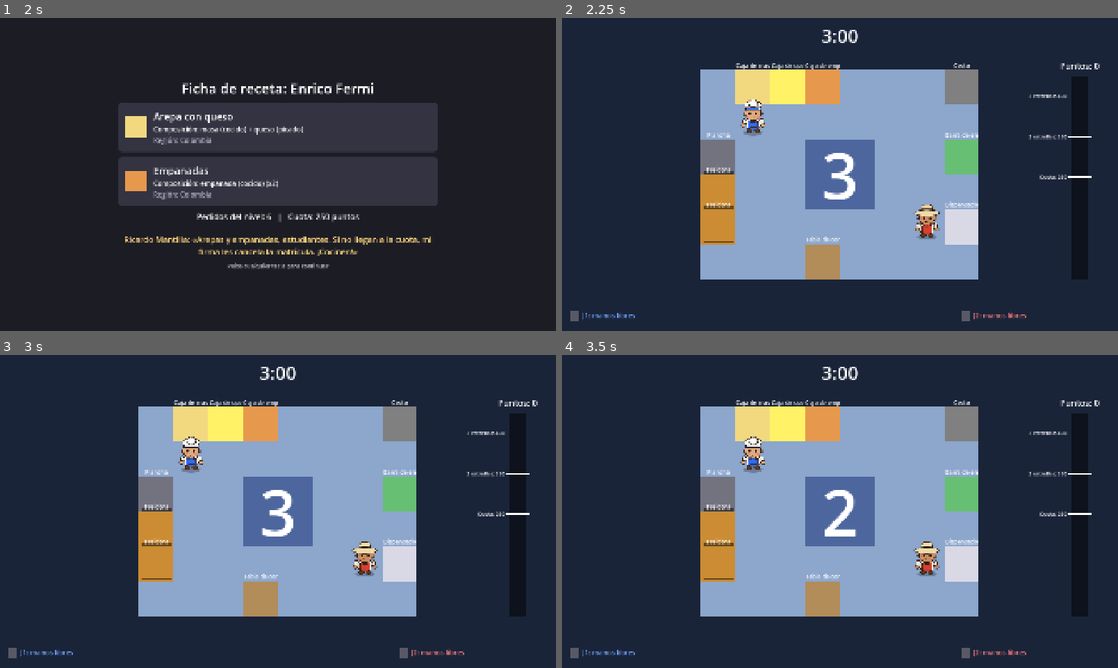
Above: before the commit, frames 1-4 (two rows, left to right).
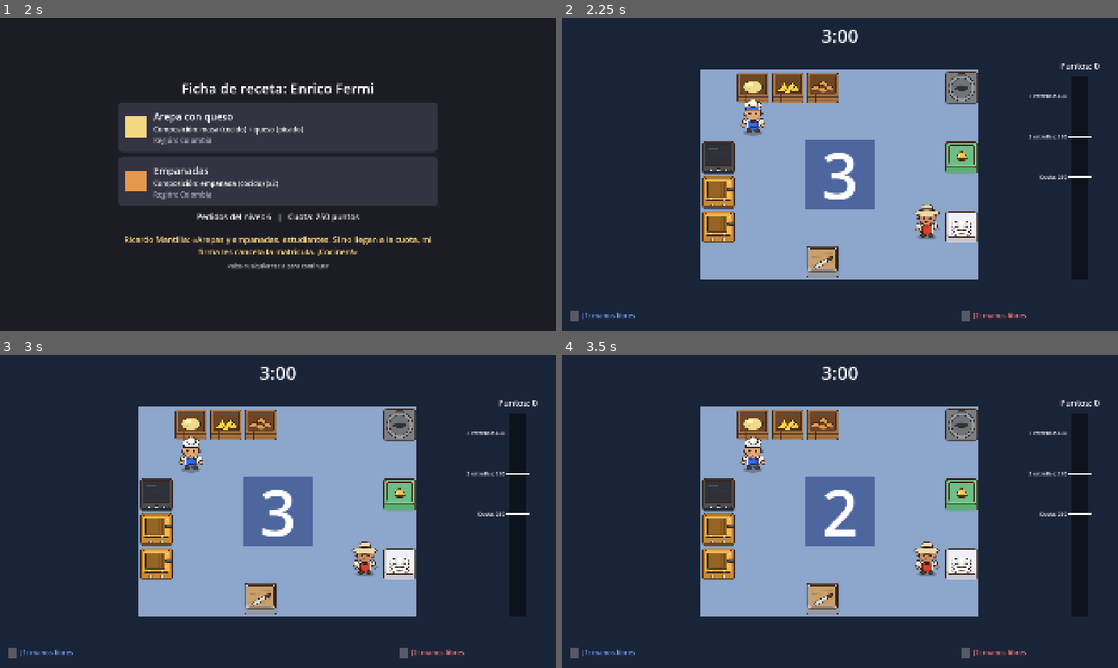
Above: after the commit, the same moments.

Repository: Penteo/traditional-kitchen
Game: Godot game, scene res://scenes/main/main.tscn
The game is run twice, just before and just after one commit, with the same random seed, the same clock (stepped at 60 frames per second) and the same inputs.
Inputs (mouse positions are in pixels of both pictures, inside the frame that each line leads up to):
- Up to frame 1 (2 s): click "Jugar" at 0.5 s; click "Jugar" at 1.25 s
- Up to frame 2 (2.25 s): tap Enter (ui_accept) at 2 s; move the mouse to (962, 158) at 2.02 s; hold D (j1_derecha) from 2.03 s (still down); tap F (j1_interactuar) at 2.1 s; click (962, 158) at 2.17 s
- Up to frame 3 (3 s): tap Enter (ui_accept) at 2.27, 2.75 s; move the mouse to (166, 527) at 2.77 s; release D (j1_derecha) at 2.78 s; hold S (j1_abajo) from 2.78 s (still down); tap G (j1_procesar) at 2.85 s
- Up to frame 4 (3.5 s): keep holding S (j1_abajo); tap Enter (ui_accept) at 3.02 s

Frame 1 is identical in both runs. In frame 2, 5.7% of the frame differs, in the area x 24-75%, y 14-84%; in frame 3, 5.7%; in frame 4, 5.7%.

Commit message:
Añadir arte visual de estaciones

Diff:
--- a/scripts/modelo/estaciones/estacion.gd
+++ b/scripts/modelo/estaciones/estacion.gd
@@ -3,6 +3,10 @@
 ## Base de todas las estaciones. Admite un solo ítem a la vez (R2), salvo excepciones por estación.
 
 signal item_cambiado
+
+## Carpeta con el arte de las estaciones (un PNG por escena; los surtidores llevan el ingrediente en el nombre).
+const CARPETA_ARTE: String = "res://assets/art/estaciones/"
+const INTERVALO_CERCANIA: float = 0.08
 
 @export var nombre: String = "Estacion"
 @export var color_placeholder: Color = Color(0.5, 0.5, 0.5)
@@ -10,9 +14,46 @@
 
 var items: Array[Item] = []
 
+var _textura: Texture2D = null
+var _cerca: bool = false
+var _espera_cercania: float = 0.0
+
 
 func _ready() -> void:
+	_cargar_textura()
 	queue_redraw()
+
+
+## Vista: con arte, el nombre solo aparece (con un resalte) cuando un chef tiene esta estacion delante.
+func _process(delta: float) -> void:
+	if _textura == null:
+		return
+	_espera_cercania -= delta
+	if _espera_cercania > 0.0:
+		return
+	_espera_cercania = INTERVALO_CERCANIA
+	var hay_chef := false
+	for nodo in get_tree().get_nodes_in_group("chefs"):
+		var chef := nodo as Chef
+		if chef != null and chef.estacion_objetivo() == self:
+			hay_chef = true
+			break
+	if hay_chef != _cerca:
+		_cerca = hay_chef
+		queue_redraw()
+
+
+## Busca el PNG segun la escena (plancha.tscn -> plancha.png). Si falta, se queda el dibujo provisional.
+func _cargar_textura() -> void:
+	var clave := scene_file_path.get_file().get_basename()
+	if clave.is_empty():
+		return
+	var tipo: Variant = get("tipo")
+	if tipo != null:
+		clave += "_" + Ingrediente.NOMBRES[int(tipo)]
+	var ruta := "%s%s.png" % [CARPETA_ARTE, clave]
+	if ResourceLoader.exists(ruta):
+		_textura = load(ruta) as Texture2D
 
 
 func esta_ocupada() -> bool:
@@ -57,12 +98,27 @@
 	pass
 
 
+## Resalte alrededor de la estacion y etiqueta con su nombre encima.
+func _dibujar_nombre(fuente: Font, tamano: Vector2) -> void:
+	draw_rect(Rect2(-tamano / 2.0 - Vector2(4.0, 4.0), tamano + Vector2(8.0, 8.0)), Color(1.0, 0.92, 0.45, 0.95), false, 4.0)
+	var medida := fuente.get_string_size(nombre, HORIZONTAL_ALIGNMENT_LEFT, -1.0, 20)
+	var ancho := medida.x + 24.0
+	var origen := Vector2(-ancho / 2.0, -tamano.y / 2.0 - 44.0)
+	draw_rect(Rect2(origen, Vector2(ancho, 32.0)), Color(0.13, 0.08, 0.05, 0.9))
+	draw_string(fuente, origen + Vector2(12.0, 23.0), nombre, HORIZONTAL_ALIGNMENT_LEFT, -1.0, 20, Color.WHITE)
+
+
 # Dibujo provisional hasta tener el arte final.
 func _draw() -> void:
 	var tamano := ($Colision.shape as RectangleShape2D).size
 	var fuente := ThemeDB.fallback_font
-	draw_rect(Rect2(-tamano / 2.0, tamano), color_placeholder)
-	draw_string(fuente, Vector2(-tamano.x / 2.0, -tamano.y / 2.0 - 8.0), nombre, HORIZONTAL_ALIGNMENT_CENTER, tamano.x, 20)
+	if _textura != null:
+		draw_texture_rect(_textura, Rect2(-tamano / 2.0, tamano), false)
+		if _cerca:
+			_dibujar_nombre(fuente, tamano)
+	else:
+		draw_rect(Rect2(-tamano / 2.0, tamano), color_placeholder)
+		draw_string(fuente, Vector2(-tamano.x / 2.0, -tamano.y / 2.0 - 8.0), nombre, HORIZONTAL_ALIGNMENT_CENTER, tamano.x, 20)
 	for i in items.size():
 		var x := (i - (items.size() - 1) / 2.0) * 40.0
 		draw_circle(Vector2(x, -10.0), 16.0, items[i].color())
Binary file added: assets/art/estaciones/barra_entrega.png
Not shown, added: assets/art/estaciones/barra_entrega.png.import
Binary file added: assets/art/estaciones/cesto_basura.png
Not shown, added: assets/art/estaciones/cesto_basura.png.import
Binary file added: assets/art/estaciones/dispensador_platos.png
Not shown, added: assets/art/estaciones/dispensador_platos.png.import
Binary file added: assets/art/estaciones/freidora.png
Not shown, added: assets/art/estaciones/freidora.png.import
Binary file added: assets/art/estaciones/olla.png
Not shown, added: assets/art/estaciones/olla.png.import
Binary file added: assets/art/estaciones/plancha.png
Not shown, added: assets/art/estaciones/plancha.png.import
(and 12 more such lines)
